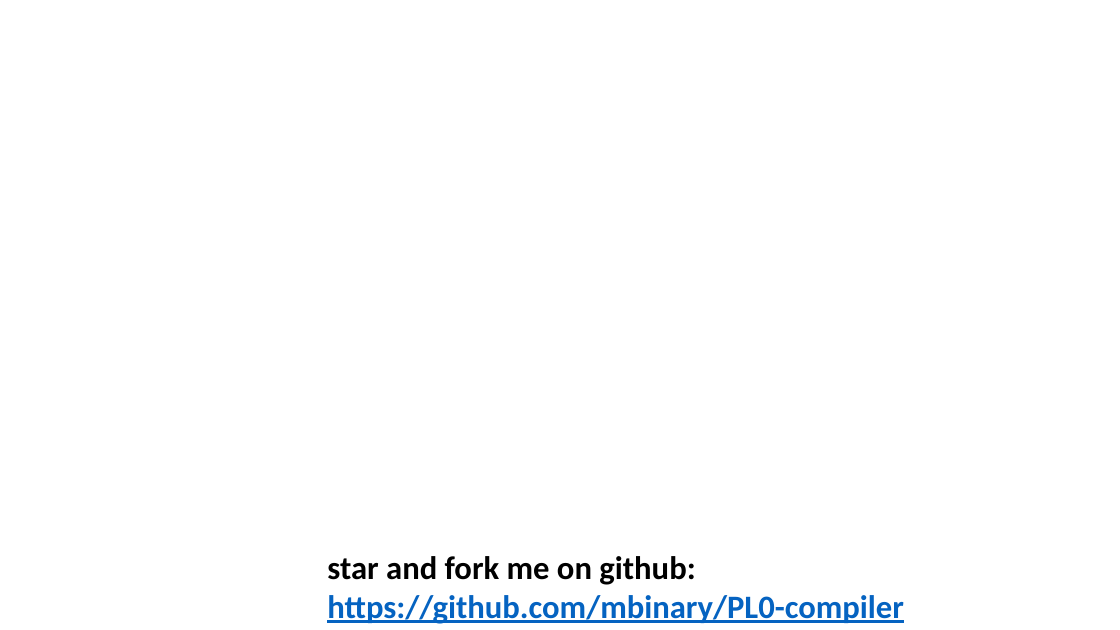
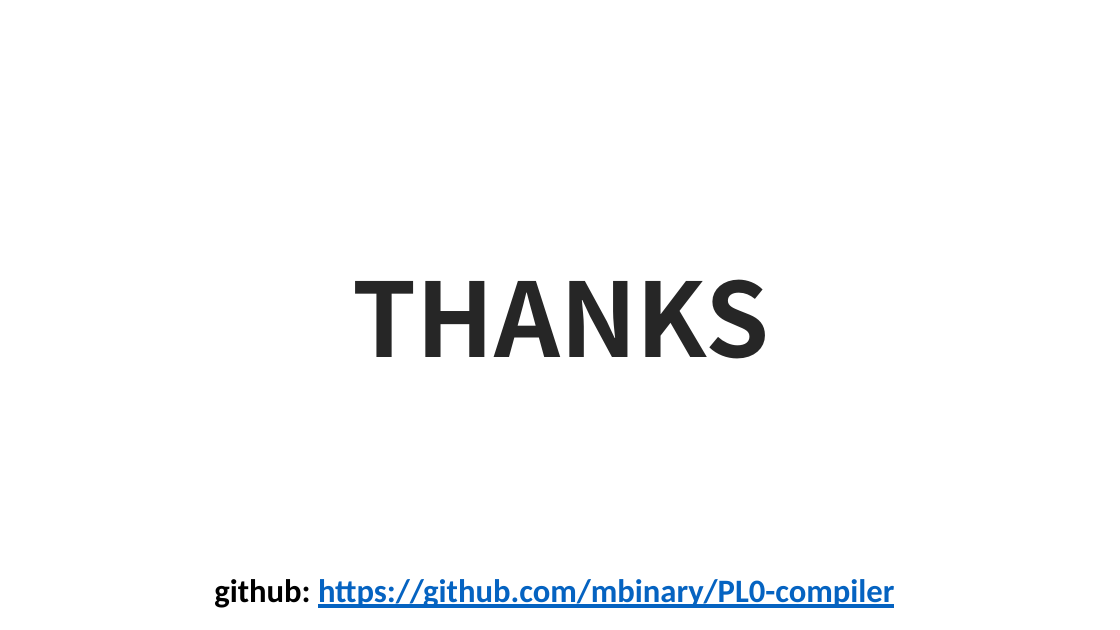
Before and after one commit to heqin-zhu/PL0-parser, a slide deck: slide 18 of src/display.pptx. Drawn at 1120x630 pixels with LibreOffice and Linux fonts; fonts in the diff are those of the drawing; background and template pictures are left out. Boxes give left, top, right and bottom in pixels: in the first picture for what was removed or moved away, otherwise in the second. Text is boxed around its words. In the diff, an @@ line names an element or a change of style, - is before the commit and + after.

```diff
--- a/src/display.pptx
+++ b/src/display.pptx
@@ text added at [352,279,769,359], 88 pt, text #262626, bold @@
+THANKS
@@ text at [214,579,894,608]: text changed @@
-star and fork me on github:
-https://github.com/mbinary/PL0-compiler
+github: https://github.com/mbinary/PL0-compiler
```
Also in this commit, not shown: 5 other slides changed, 3 other files.
